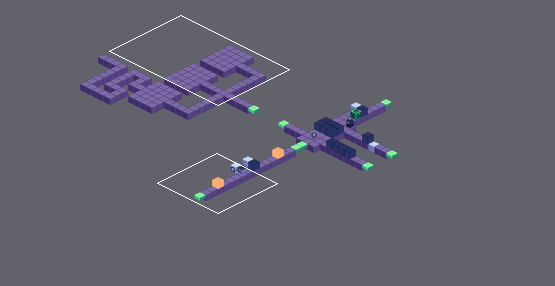
Tiled map -- Design/QhipanTiled/PUZZLES LAMPARA.tmx. The picture above shows the old version from afar; the outline marks the close-up.
Close-up. As it was:
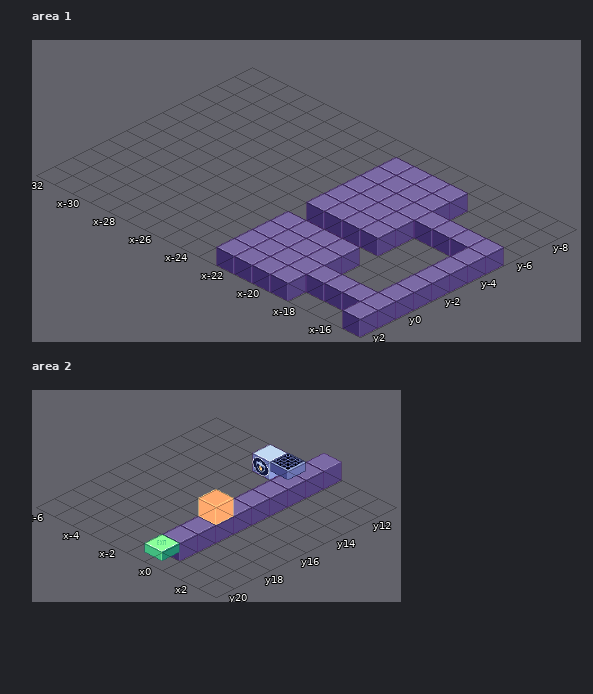
Cells are 64x32 px. Isometric: x runs down to the right, y down to the left. Shown: area 1 x -32..-15, y -9..2; area 2 x -6..3, y 11..20. The commit also changed other parts of the map, which this record leaves out.
New version:
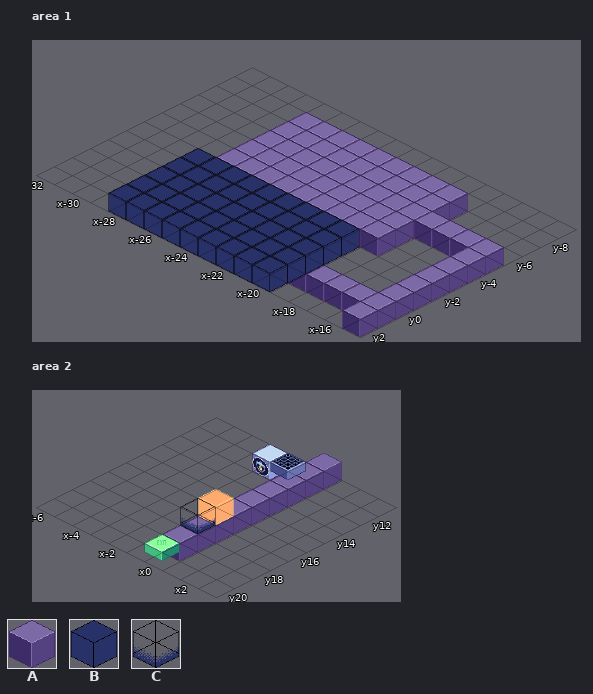
Key: from "Tileset1": A 8 "Anti-Sticker", B 10 "Darkness", C 60 "Ubicacion de Qhipan".
_ is an empty cell.
Tiles replaced or removed in this view: A.
Tiles of an added or newly shown layer are drawn over the layers below it.
Difference:
Changed rows in their new state; . is an unchanged cell.
Layer "One/L1", area 1:
first column x -27:
-7 AAAAA....
-6 AAAAA....
-5 AAAAA....
-4 AAAAA....
-3 AAAAA....
-1 ...AA.___
 0 ...A..___
 1 AA.A.._..
 2 .A.A.._._
Layer "One/L1-sombras" (added), area 1:
first column x -28:
-2 BBBBBBBBB
-1 BBBBBBBBB
 0 BBBBBBBBB
 1 BBBBBBBBB
 2 BBBBBBBBB
Layer "One/L1", area 2:
first column x -1:
17 C
